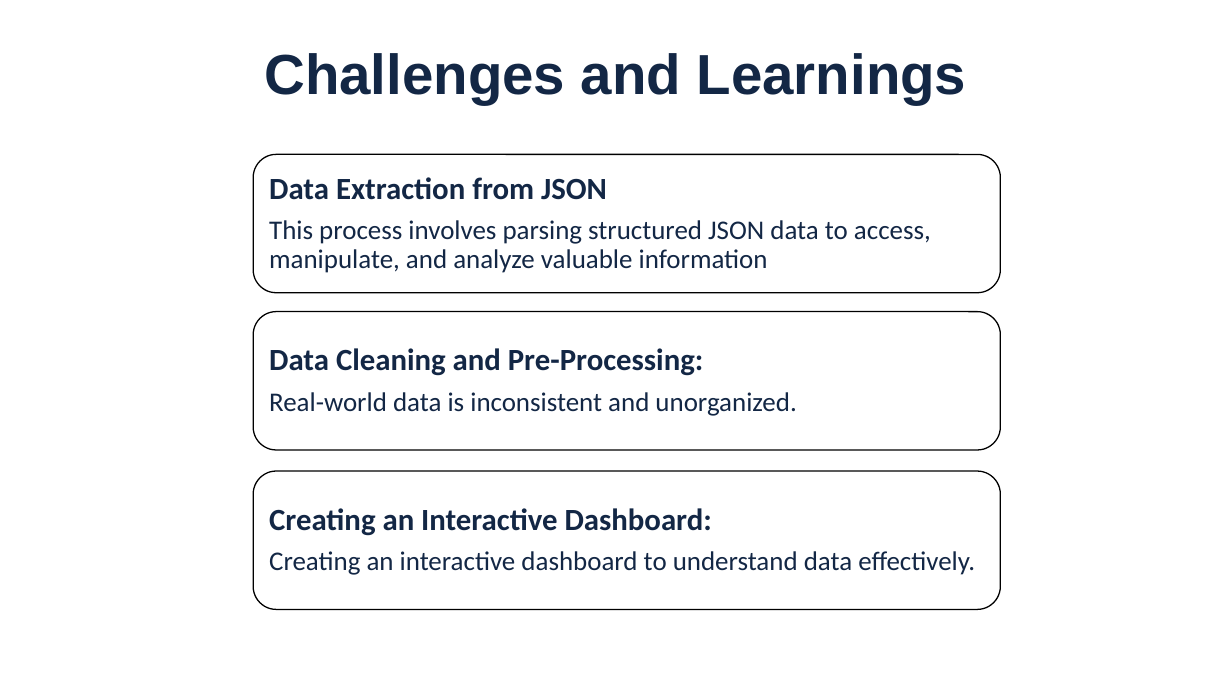
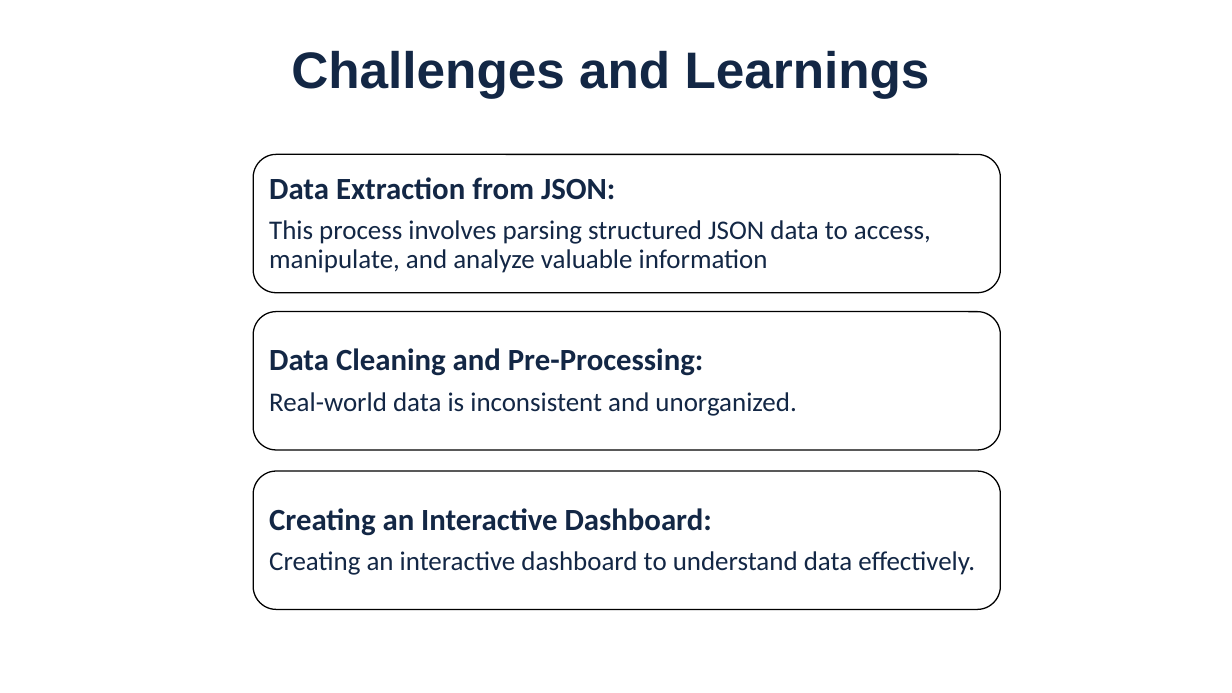
Before and after one commit to sumidhakp123/Covid19-Data-Analysis, a slide deck: slide 11 of PPT/Covid19 Data Analysis.pptx. Drawn at 1232x693 pixels with LibreOffice and Linux fonts; fonts in the diff are those of the drawing; background and template pictures are left out. Boxes give left, top, right and bottom in pixels: in the first picture for what was removed or moved away, otherwise in the second. Text is boxed around its words. In the diff, an @@ line names an element or a change of style, - is before the commit and + after.

```diff
--- a/PPT/Covid19 Data Analysis.pptx
+++ b/PPT/Covid19 Data Analysis.pptx
@@ title "Challenges and Learnings": place and size @@
-title "Challenges and Learnings" at bbox=[264, 53, 967, 105]
+title "Challenges and Learnings" at bbox=[291, 50, 930, 98]
@@ title "Challenges and Learnings" at bbox=[291, 50, 930, 98]: size 44 to 40 pt @@
@@ text at bbox=[269, 177, 615, 200]: text changed @@
-Data Extraction from JSON
+Data Extraction from JSON:
```
Also in this commit, not shown: 4 other slides changed.
